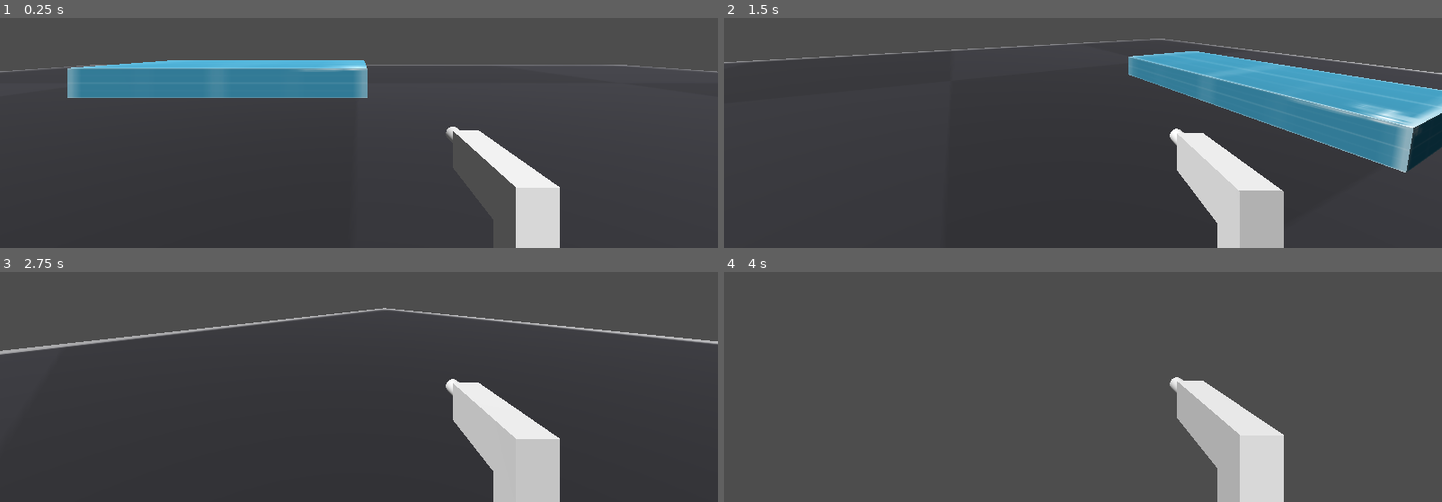
Above: before the commit, frames 1-4 (two rows, left to right).
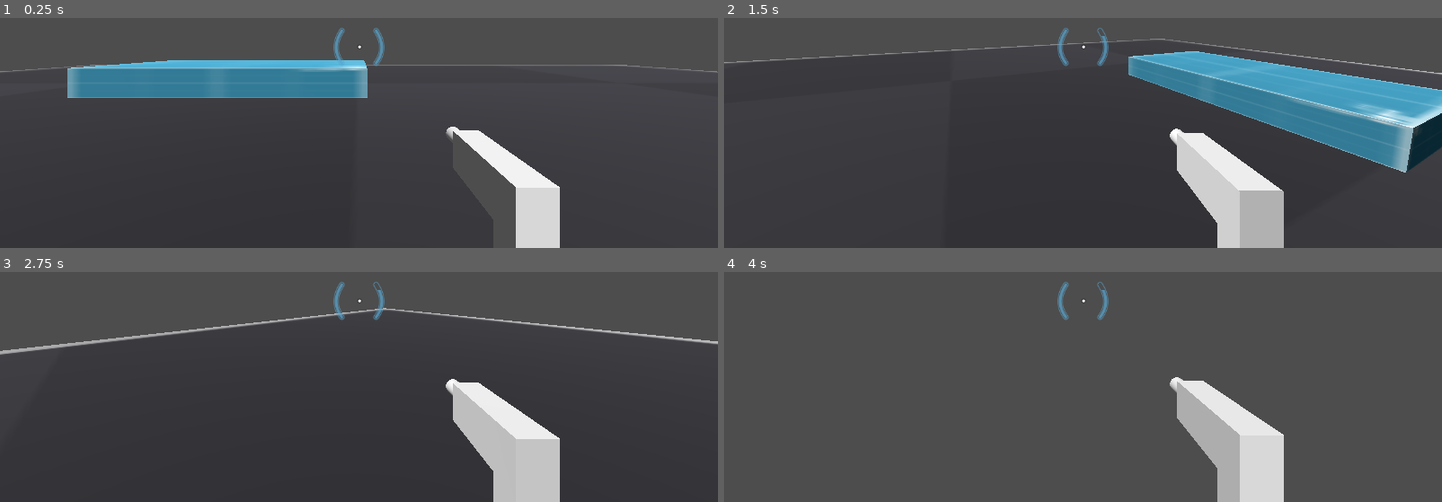
Above: after the commit, the same moments.

Repository: cddatkins/FPSController
Game: Godot game, scene res://Level/level.tscn
Two runs of this game, one before a commit and one after it. Both use one fixed random seed, a clock stepped at 60 frames per second and the inputs below.
Inputs (mouse positions are in pixels of both pictures, inside the frame that each line leads up to):
- Up to frame 1 (0.25 s): no input
- Up to frame 2 (1.5 s): move the mouse to (1240, 27) at 0.52 s; hold D (right) 0.53-1.28 s; hold Ctrl (crouch) 0.53-1.28 s; click (1240, 27) at 0.67 s; tap Space (jump) at 0.77 s; move the mouse to (1047, 47) at 1.27 s; hold W (up) from 1.28 s (still down); click (1047, 47) at 1.35 s
- Up to frame 3 (2.75 s): keep holding W (up); tap Space (jump) at 1.52 s; move the mouse to (373, 292) at 2.02 s; hold ` (no_clip) from 2.03 s (still down)
- Up to frame 4 (4 s): keep holding W (up); move the mouse to (1075, 306) at 2.77 s; release ` (no_clip) at 2.78 s; tap Shift (run) at 2.85 s; tap Space (jump) at 3.02, 3.77 s; move the mouse to (1133, 304) at 3.52 s; hold Ctrl (crouch) from 3.53 s (still down)

The runs differ from the first frame. In frame 1, 0.3% of the frame differs, in the area x 46-54%, y 4-22%; in frame 2, 0.3%; in frame 3, 0.3%; in frame 4, 0.3%.

Commit message:
Fixed weapon package name, Added a player hud

Diff:
--- /dev/null
+++ b/HUD/PlayerHUD.tscn
@@ -0,0 +1,65 @@
+[gd_scene load_steps=10 format=3 uid="uid://cjnv6ho56g5rj"]
+
+[ext_resource type="Script" uid="uid://dgjnxqbqnilwy" path="res://HUD/PlayerHud.gd" id="1_odnkp"]
+[ext_resource type="Texture2D" uid="uid://hh5ligvena3u" path="res://addons/MajikayoGames_weapons_asset_pack/crosshair/crosshair-dot.svg" id="2_kr0of"]
+[ext_resource type="Texture2D" uid="uid://c6h7pj1mok5w4" path="res://addons/MajikayoGames_weapons_asset_pack/crosshair/crosshair-left-outline.svg" id="3_jqxyh"]
+[ext_resource type="Texture2D" uid="uid://b6bmoqeagspis" path="res://addons/MajikayoGames_weapons_asset_pack/crosshair/crosshair-left-side.svg" id="4_8wjw8"]
+[ext_resource type="Shader" uid="uid://dj3vb435c3hci" path="res://HUD/filled_percent.gdshader" id="4_kr0of"]
+[ext_resource type="Texture2D" uid="uid://co7txa7fwows2" path="res://addons/MajikayoGames_weapons_asset_pack/crosshair/crosshair-right-outline.svg" id="5_5fg6y"]
+[ext_resource type="Texture2D" uid="uid://bvfclj77eixcq" path="res://addons/MajikayoGames_weapons_asset_pack/crosshair/crosshair-right-side.svg" id="6_ck0bh"]
+
+[sub_resource type="ShaderMaterial" id="ShaderMaterial_jqxyh"]
+shader = ExtResource("4_kr0of")
+shader_parameter/filled_percent = 1.0
+
+[sub_resource type="ShaderMaterial" id="ShaderMaterial_kr0of"]
+shader = ExtResource("4_kr0of")
+shader_parameter/filled_percent = 1.0
+
+[node name="PlayerHUD" type="Control"]
+layout_mode = 3
+anchors_preset = 15
+anchor_right = 1.0
+anchor_bottom = 1.0
+grow_horizontal = 2
+grow_vertical = 2
+mouse_filter = 2
+script = ExtResource("1_odnkp")
+
+[node name="CenterContainer" type="CenterContainer" parent="."]
+layout_mode = 1
+anchors_preset = 8
+anchor_left = 0.5
+anchor_top = 0.5
+anchor_right = 0.5
+anchor_bottom = 0.5
+offset_left = -20.0
+offset_top = -20.0
+offset_right = 20.0
+offset_bottom = 20.0
+grow_horizontal = 2
+grow_vertical = 2
+
+[node name="CrossHair" type="TextureRect" parent="CenterContainer"]
+layout_mode = 2
+texture = ExtResource("2_kr0of")
+
+[node name="HealthBG" type="TextureRect" parent="CenterContainer"]
+layout_mode = 2
+texture = ExtResource("3_jqxyh")
+
+[node name="HealthBar" type="TextureRect" parent="CenterContainer/HealthBG"]
+unique_name_in_owner = true
+material = SubResource("ShaderMaterial_jqxyh")
+layout_mode = 0
+texture = ExtResource("4_8wjw8")
+
+[node name="AmmoBG" type="TextureRect" parent="CenterContainer"]
+layout_mode = 2
+texture = ExtResource("5_5fg6y")
+
+[node name="AmmoBar" type="TextureRect" parent="CenterContainer/AmmoBG"]
+unique_name_in_owner = true
+material = SubResource("ShaderMaterial_kr0of")
+layout_mode = 0
+texture = ExtResource("6_ck0bh")
--- /dev/null
+++ b/HUD/PlayerHud.gd
@@ -0,0 +1,27 @@
+class_name PlayerHUD
+extends Control
+
+@export var player: PlayerController
+@export var weapon_manager: WeaponManager
+
+@onready var health_bar : Control = %HealthBar
+@onready var ammo_bar : Control = %AmmoBar
+
+const FILLED_PCT_PPROPERTY : String = "filled_percent"
+
+func _process(delta: float) -> void:
+	updateHealthBar()
+	updateAmmoBar()
+
+
+func updateHealthBar() -> void:
+	var health_pct = 1.0
+	if player :
+		health_pct = player.health / (player.max_health as float)
+	health_bar.material.set_shader_parameter(FILLED_PCT_PPROPERTY, health_pct)
+
+func updateAmmoBar() -> void:
+	var ammo_pct = 0.5
+	if weapon_manager:
+		ammo_pct = weapon_manager.getWeaponAmmoPct()
+	ammo_bar.material.set_shader_parameter(FILLED_PCT_PPROPERTY, ammo_pct)
--- /dev/null
+++ b/HUD/filled_percent.gdshader
@@ -0,0 +1,7 @@
+shader_type canvas_item;
+
+uniform float filled_percent : hint_range(0.0, 1.0) = 1.0;
+
+void fragment() {
+	COLOR.a *= step(1.0 - filled_percent, UV.y);
+}
--- a/PlayerController/PlayerController.gd
+++ b/PlayerController/PlayerController.gd
@@ -60,6 +60,9 @@
 var _noclip_enabled : bool = false
 const NOCLIP_SPEED_DEFAULT : float = 3
 var _noclip_speed_multi : = NOCLIP_SPEED_DEFAULT
+
+var health : int = 100
+var max_health : int = 100
 
 func _ready() -> void:
 	setModelVisibility()
--- a/PlayerController/PlayerController.tscn
+++ b/PlayerController/PlayerController.tscn
@@ -1,8 +1,9 @@
-[gd_scene load_steps=7 format=3 uid="uid://d1divws4ae6yg"]
+[gd_scene load_steps=8 format=3 uid="uid://d1divws4ae6yg"]
 
 [ext_resource type="Script" uid="uid://salhfs2pbha6" path="res://PlayerController/PlayerController.gd" id="1_u0xto"]
 [ext_resource type="Script" uid="uid://wi3d03wkj2rm" path="res://Weapon/WeaponManager.gd" id="2_2ud5e"]
 [ext_resource type="Resource" uid="uid://d3bxrp5juh13h" path="res://Weapon/Resources/wr_Pistol.tres" id="3_ycagd"]
+[ext_resource type="PackedScene" uid="uid://cjnv6ho56g5rj" path="res://HUD/PlayerHUD.tscn" id="4_ps8a3"]
 
 [sub_resource type="CapsuleShape3D" id="CapsuleShape3D_jyduy"]
 
@@ -60,3 +61,7 @@
 collision_layers = 2
 camera = NodePath("../Head/Pivot/Camera3D")
 current_weapon_resource = ExtResource("3_ycagd")
+
+[node name="PlayerHUD" parent="." node_paths=PackedStringArray("player", "weapon_manager") instance=ExtResource("4_ps8a3")]
+player = NodePath("..")
+weapon_manager = NodePath("../WeaponManager")
--- a/Weapon/Models/muzzleflash0.tscn
+++ b/Weapon/Models/muzzleflash0.tscn
@@ -1,6 +1,6 @@
 [gd_scene load_steps=5 format=3 uid="uid://bbrvub66i250x"]
 
-[ext_resource type="Texture2D" uid="uid://cvo0us251465a" path="res://addons/kenney_weapons_asset_pack/kenney-white-smoke-texture-cc0.png" id="1_1lpv2"]
+[ext_resource type="Texture2D" uid="uid://cvo0us251465a" path="res://addons/MajikayoGames_weapons_asset_pack/kenney-white-smoke-texture-cc0.png" id="1_1lpv2"]
 
 [sub_resource type="ParticleProcessMaterial" id="ParticleProcessMaterial_5s0wj"]
 angle_min = 1.0728835e-05
--- a/Weapon/Resources/wr_Pistol.tres
+++ b/Weapon/Resources/wr_Pistol.tres
@@ -2,10 +2,10 @@
 
 [ext_resource type="Script" uid="uid://djmg3ekm2ul56" path="res://Weapon/WeaponResource.gd" id="1_06iat"]
 [ext_resource type="PackedScene" uid="uid://cgnxieft3srwy" path="res://Weapon/Bullet.tscn" id="1_6x5cw"]
-[ext_resource type="AudioStream" uid="uid://counu6xs7ni2t" path="res://addons/kenney_weapons_asset_pack/sounds/cc0-377145__nioczkus__pistol-draw-unholster.wav" id="1_a85ht"]
+[ext_resource type="AudioStream" uid="uid://counu6xs7ni2t" path="res://addons/MajikayoGames_weapons_asset_pack/sounds/cc0-377145__nioczkus__pistol-draw-unholster.wav" id="1_a85ht"]
 [ext_resource type="PackedScene" uid="uid://b4pfvvgsnjnf4" path="res://Weapon/Models/Pistol.tscn" id="2_6x5cw"]
-[ext_resource type="AudioStream" uid="uid://d3vi2o7bmt2yc" path="res://addons/kenney_weapons_asset_pack/sounds/cc0-276959__gfl7__pistol-reload-sound.mp3" id="3_bn62y"]
-[ext_resource type="AudioStream" uid="uid://bpximbnsca2u7" path="res://addons/kenney_weapons_asset_pack/sounds/cc0-369781__morganpurkis__silenced-gunshot.wav" id="5_he2o2"]
+[ext_resource type="AudioStream" uid="uid://d3vi2o7bmt2yc" path="res://addons/MajikayoGames_weapons_asset_pack/sounds/cc0-276959__gfl7__pistol-reload-sound.mp3" id="3_bn62y"]
+[ext_resource type="AudioStream" uid="uid://bpximbnsca2u7" path="res://addons/MajikayoGames_weapons_asset_pack/sounds/cc0-369781__morganpurkis__silenced-gunshot.wav" id="5_he2o2"]
 
 [resource]
 script = ExtResource("1_06iat")
--- a/Weapon/Weapon.gd
+++ b/Weapon/Weapon.gd
@@ -216,3 +216,7 @@
 
 func stopSounds() -> void:
 	audio_stream_player.stop()
+
+func getAmmoPct() -> float :
+	if _resource == null || _resource.clip_size < 0 : return 1
+	return _current_ammo / (_resource.clip_size as float)
--- a/Weapon/WeaponManager.gd
+++ b/Weapon/WeaponManager.gd
@@ -49,3 +49,7 @@
 	_current_weapon.position = current_weapon_resource.weapon_position
 	_current_weapon.scale = current_weapon_resource.weapon_scale
 	_current_weapon.rotation_degrees = current_weapon_resource.weapon_rotation
+
+func getWeaponAmmoPct() -> float :
+	if _current_weapon == null: return 0.25
+	return _current_weapon.getAmmoPct()
Not shown, added: HUD/PlayerHud.gd.uid
Not shown, added: HUD/filled_percent.gdshader.uid
Renamed: addons/kenney_weapons_asset_pack/bulletdecal.png -> addons/MajikayoGames_weapons_asset_pack/bulletdecal.png
Not shown, added: addons/MajikayoGames_weapons_asset_pack/bulletdecal.png.import
Renamed: addons/kenney_weapons_asset_pack/crosshair/crosshair-dot.svg -> addons/MajikayoGames_weapons_asset_pack/crosshair/crosshair-dot.svg
Not shown, added: addons/MajikayoGames_weapons_asset_pack/crosshair/crosshair-dot.svg.import
Renamed: addons/kenney_weapons_asset_pack/crosshair/crosshair-left-outline.svg -> addons/MajikayoGames_weapons_asset_pack/crosshair/crosshair-left-outline.svg
Not shown, added: addons/MajikayoGames_weapons_asset_pack/crosshair/crosshair-left-outline.svg.import
Renamed: addons/kenney_weapons_asset_pack/crosshair/crosshair-left-side.svg -> addons/MajikayoGames_weapons_asset_pack/crosshair/crosshair-left-side.svg
Not shown, added: addons/MajikayoGames_weapons_asset_pack/crosshair/crosshair-left-side.svg.import
Renamed: addons/kenney_weapons_asset_pack/crosshair/crosshair-right-outline.svg -> addons/MajikayoGames_weapons_asset_pack/crosshair/crosshair-right-outline.svg
Not shown, added: addons/MajikayoGames_weapons_asset_pack/crosshair/crosshair-right-outline.svg.import
(and 119 more such lines)
